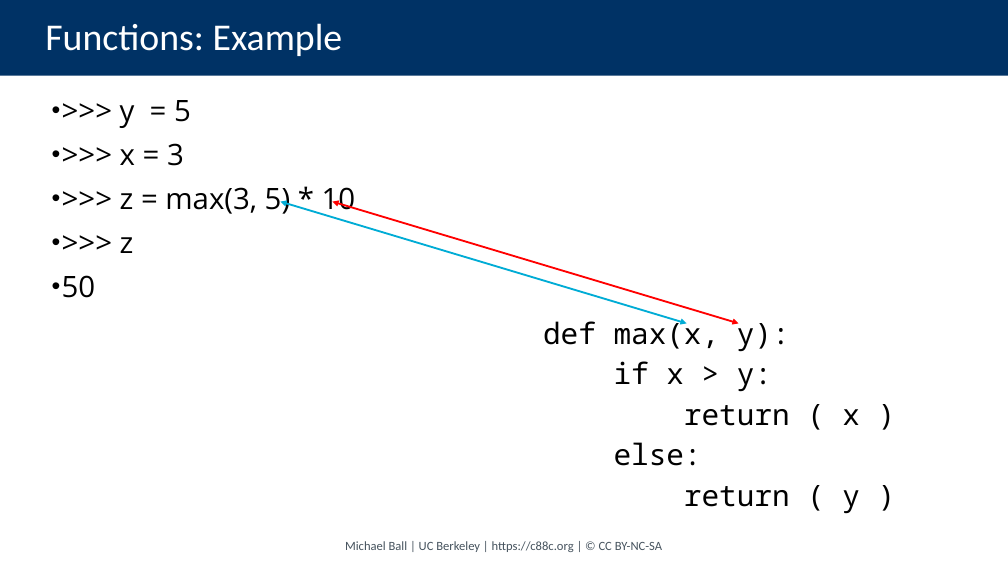
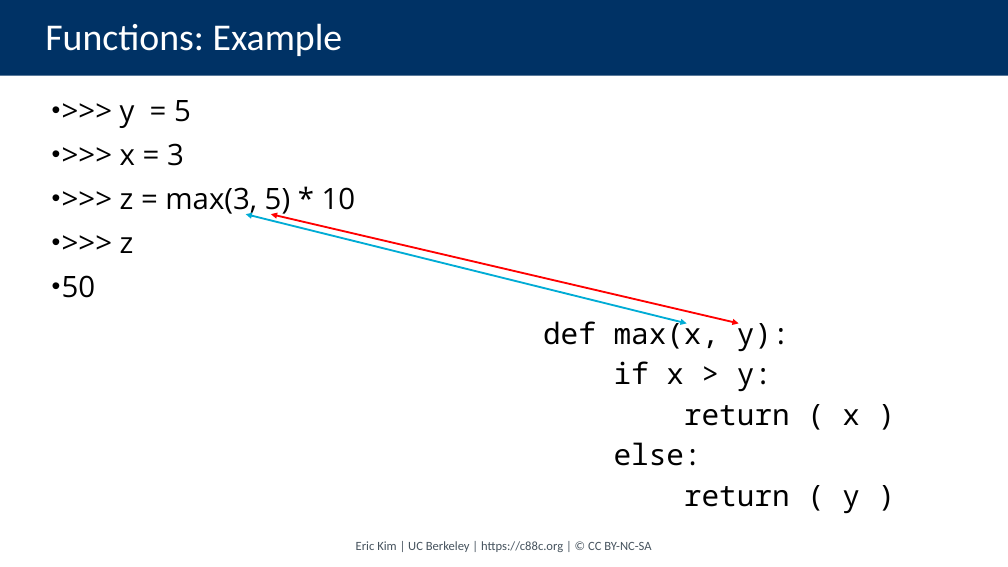
Before and after one commit to cs88-website/su24, a slide deck: slide 13 of assets/slides/su24/03-Loops.pptx (slide 12 before the commit). Drawn at 1008x567 pixels with LibreOffice and Linux fonts; fonts in the diff are those of the drawing. Boxes give left, top, right and bottom in pixels: in the first picture for what was removed or moved away, otherwise in the second. Text is boxed around its words. In the diff, an @@ line names an element or a change of style, - is before the commit and + after.

```diff
--- a/assets/slides/su24/03-Loops.pptx
+++ b/assets/slides/su24/03-Loops.pptx
@@ double arrow moved from (281, 202) - (687, 324) to (246, 214) - (687, 324) @@
@@ double arrow moved from (333, 202) - (739, 324) to (271, 214) - (739, 324) @@
@@ text at box(356, 541, 651, 552): text changed @@
-Michael Ball | UC Berkeley | https://c88c.org | © CC BY-NC-SA
+Eric Kim | UC Berkeley | https://c88c.org | © CC BY-NC-SA
```
Also in this commit, not shown: 19 other slides changed, 5 slides added, 52 other files.
